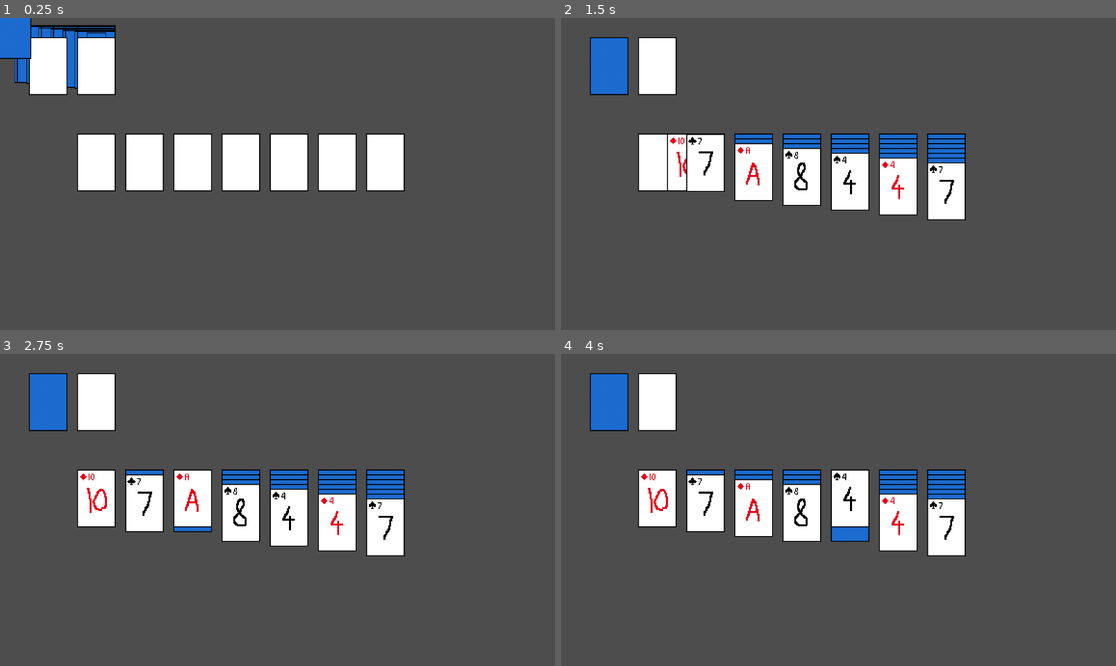
Above: before the commit, frames 1-4 (two rows, left to right).
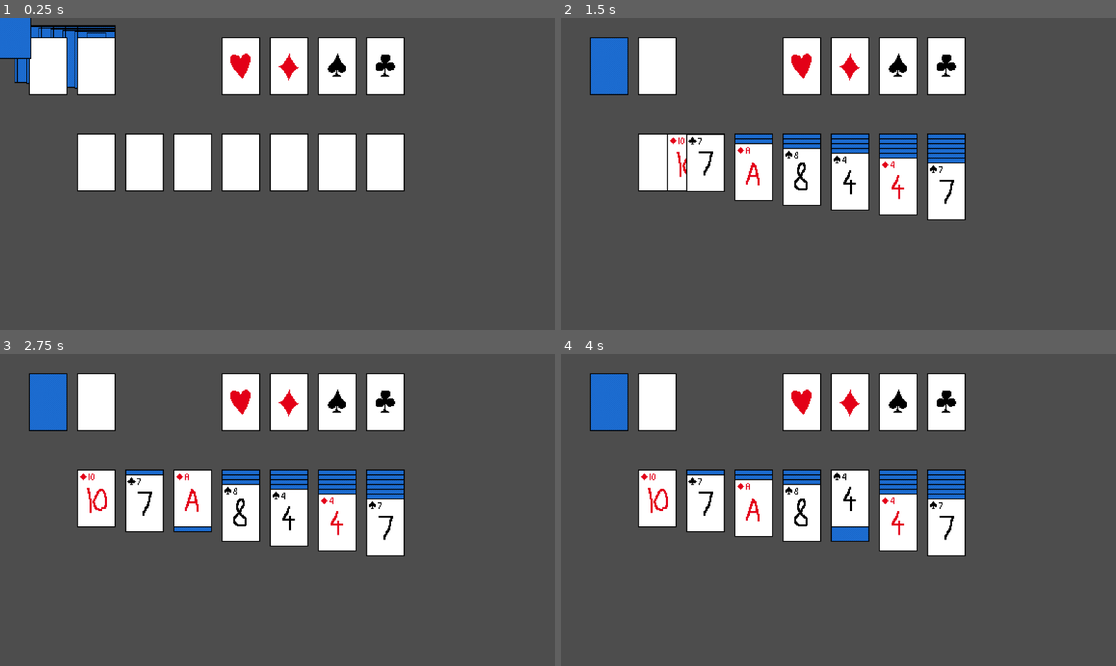
Above: after the commit, the same moments.

Repository: pnkmht135/Solitaire
Game: Godot game, scene res://Game.tscn
The game is run twice, just before and just after one commit, with the same random seed, the same clock (stepped at 60 frames per second) and the same inputs.
Inputs (mouse positions are in pixels of both pictures, inside the frame that each line leads up to):
- Up to frame 1 (0.25 s): no input
- Up to frame 2 (1.5 s): move the mouse to (610, 89) at 0.52 s; press the mouse at (610, 89) at 0.53 s; move the mouse to (705, 161) at 1.27 s; release the mouse at (705, 161) at 1.28 s; click (705, 161) at 1.35 s
- Up to frame 3 (2.75 s): move the mouse to (194, 497) at 2.02 s; press the mouse at (194, 497) at 2.03 s
- Up to frame 4 (4 s): tap Enter at 2.75 s; move the mouse to (799, 497) at 2.77 s; release the mouse at (799, 497) at 2.78 s; click (799, 497) at 2.85 s; move the mouse to (849, 497) at 3.52 s; press the mouse at (849, 497) at 3.53 s

The runs differ from the first frame. In frame 1, 5.1% of the frame differs, in the area x 39-73%, y 6-25%; in frame 2, 5.1%; in frame 3, 5.1%; in frame 4, 5.1%.

Commit message:
Function: foundation piles added. Some bugs with card position when adding to piles, not sure why

Diff:
--- /dev/null
+++ b/Game elements/Foundation_Pile.tscn
@@ -0,0 +1,27 @@
+[gd_scene load_steps=4 format=3 uid="uid://b25j6f3w7ltmg"]
+
+[ext_resource type="Script" uid="uid://d1h0ctf655nmn" path="res://Game elements/foundation_pile.gd" id="1_tif6h"]
+[ext_resource type="Texture2D" uid="uid://cqiyu1ifc04gw" path="res://Sprites/Cards.png" id="2_4f6cf"]
+
+[sub_resource type="RectangleShape2D" id="RectangleShape2D_tif6h"]
+size = Vector2(40, 60)
+
+[node name="FoundationPile" type="Node2D"]
+scale = Vector2(2, 2)
+script = ExtResource("1_tif6h")
+
+[node name="Sprite2D" type="Sprite2D" parent="."]
+texture = ExtResource("2_4f6cf")
+hframes = 13
+vframes = 5
+frame = 53
+
+[node name="Area" type="Area2D" parent="."]
+scale = Vector2(0.75, 0.75)
+collision_layer = 2
+
+[node name="CollisionShape2D" type="CollisionShape2D" parent="Area"]
+shape = SubResource("RectangleShape2D_tif6h")
+
+[connection signal="area_entered" from="Area" to="." method="_on_area_area_entered"]
+[connection signal="area_exited" from="Area" to="." method="_on_area_area_exited"]
--- a/Game elements/card.gd
+++ b/Game elements/card.gd
@@ -50,7 +50,7 @@
 	if parent:
 		parent.remove_card(self,index)
 	new_parent.add_card(self)
-	#reparent(new_parent)
+	#TODO: remove redundancies in next line
 	parent=new_parent
 
 func make_clickbox_stacksized():
--- /dev/null
+++ b/Game elements/foundation_pile.gd
@@ -0,0 +1,73 @@
+class_name Foundation_Pile
+extends Table_Element
+
+@onready var sprite_2d: Sprite2D = $Sprite2D
+@export var suit: Global.Suit= Global.Suit.HEART
+var card_to_add: Card = null
+# var num_cards : int = 0 Defined in Table_Element Class
+# var cards_stack : Array[Card] = [] Defined in Table_Elemet Class
+
+# Called when the node enters the scene tree for the first time.
+# TODO: do i need this to have a collision layer? Since clicking is handled in card
+func _ready() -> void:
+	var map={
+		Global.Suit.HEART:54,
+		Global.Suit.DIAMOND:55,
+		Global.Suit.SPADE:56,
+		Global.Suit.CLOVER:57,
+	}
+	sprite_2d.frame=map[suit]
+
+func add_card(card:Card)->void:
+	if not cards_stack.is_empty():
+		var topcard: Card = cards_stack[-1]
+		topcard.disable()
+	card.reparent(self)
+	card.parent=self
+	card.position=Vector2(0,0)
+	card.current_position=Vector2(0,0)
+	cards_stack.append(card)
+	card.enable()
+	num_cards+=1
+
+func remove_card(card:Card, index:int)->void:
+	if card!=cards_stack[-1]:
+		push_error("Can only remove topmost card from ",self.name)
+		return
+	cards_stack.erase(card)
+	num_cards-=1
+	cards_stack[-1].enable()
+
+## Called every frame. 'delta' is the elapsed time since the previous frame.
+func _process(delta: float) -> void:
+	if card_to_add != null:
+		if Input.is_action_just_released("Click"):
+			print("Trying to add card num %d suit %d to pile %d" % [card_to_add.num,card_to_add.suit,suit])
+			print(card_to_add)
+			if card_to_add.suit == suit and card_to_add.num == num_cards:
+				print("Added to foundation pile %d!" % suit)
+				print(card_to_add) # not null
+				card_to_add.move_to(self)	#TODO: why is this makeing null
+				print(card_to_add) # is null now???
+				card_to_add = null
+				set_process(false)
+				return
+				#card_to_add.return_to_place()
+			#else:
+			card_to_add.return_to_place()
+			card_to_add = null
+			set_process(false)
+
+func _on_area_area_entered(card_area: Area2D) -> void:
+	# when a card hitbox enteres tablue click area
+	if self.is_ancestor_of(card_area) or (card_to_add!=null and card_to_add.is_ancestor_of(card_area)):
+		# No interaction if card is already in the pile
+		return
+	card_to_add = card_area.get_parent()
+	set_process(true)
+
+
+func _on_area_area_exited(area: Area2D) -> void:
+	# might need if statement
+	card_to_add = null
+	set_process(false)
--- a/Game elements/tableau.gd
+++ b/Game elements/tableau.gd
@@ -9,7 +9,7 @@
 @onready var offset : int = 10
 @onready var card_to_add : Card = null
 
-# TODO: error persists with remove card, where next does not flip
+# TODO: do i need this to have a collision layer? Since clicking is handled in card
 
 func _ready() -> void:
 	set_process(false)
@@ -44,14 +44,17 @@
 			if cards_stack.is_empty():
 				if card_to_add.num==12:
 					card_to_add.move_to(self)
+				card_to_add = null
 				set_process(false)
 				return
 			var topcard=cards_stack[-1]
 			if (topcard.suit)%2!=card_to_add.suit%2 and topcard.num-1==card_to_add.num:
 				card_to_add.move_to(self)
+				card_to_add=null
 				return
 			#print("Cant place here ",card_to_add.current_position," ",card_to_add.parent)
 			card_to_add.return_to_place()
+			card_to_add=null
 			set_process(false)
 
 # TODO: get_children does not get child  of child? Fix with custom func.
--- a/Game.tscn
+++ b/Game.tscn
@@ -1,13 +1,29 @@
-[gd_scene load_steps=5 format=3 uid="uid://eb50e85jkwsx"]
+[gd_scene load_steps=6 format=3 uid="uid://eb50e85jkwsx"]
 
 [ext_resource type="Script" uid="uid://ci11tky1alcqy" path="res://game.gd" id="1_xkndl"]
 [ext_resource type="PackedScene" uid="uid://da6sdcp2we8lt" path="res://Game elements/Card.tscn" id="2_u44n3"]
 [ext_resource type="PackedScene" uid="uid://1bif2i1rkywb" path="res://Game elements/Tableau.tscn" id="2_xkndl"]
 [ext_resource type="PackedScene" uid="uid://c0nfdi34vpoh8" path="res://Game elements/Stockpile.tscn" id="4_sb48q"]
+[ext_resource type="PackedScene" uid="uid://b25j6f3w7ltmg" path="res://Game elements/Foundation_Pile.tscn" id="5_t88pq"]
 
 [node name="Game" type="Node2D"]
 script = ExtResource("1_xkndl")
 CARD = ExtResource("2_u44n3")
+
+[node name="Heart_Pile" parent="." instance=ExtResource("5_t88pq")]
+position = Vector2(500, 100)
+
+[node name="Diamond_Pile" parent="." instance=ExtResource("5_t88pq")]
+position = Vector2(600, 100)
+suit = 2
+
+[node name="Spade_Pile" parent="." instance=ExtResource("5_t88pq")]
+position = Vector2(700, 100)
+suit = 1
+
+[node name="Clover_Pile" parent="." instance=ExtResource("5_t88pq")]
+position = Vector2(800, 100)
+suit = 3
 
 [node name="Tableau1" parent="." instance=ExtResource("2_xkndl")]
 unique_name_in_owner = true
Not shown, added: Game elements/foundation_pile.gd.uid
Binary file changed: Sprites/Cards.png
Not shown, changed: Sprites/Cards.kra
Not shown, changed: Sprites/Cards.kra~
Not shown, changed: Sprites/Cards.png~
